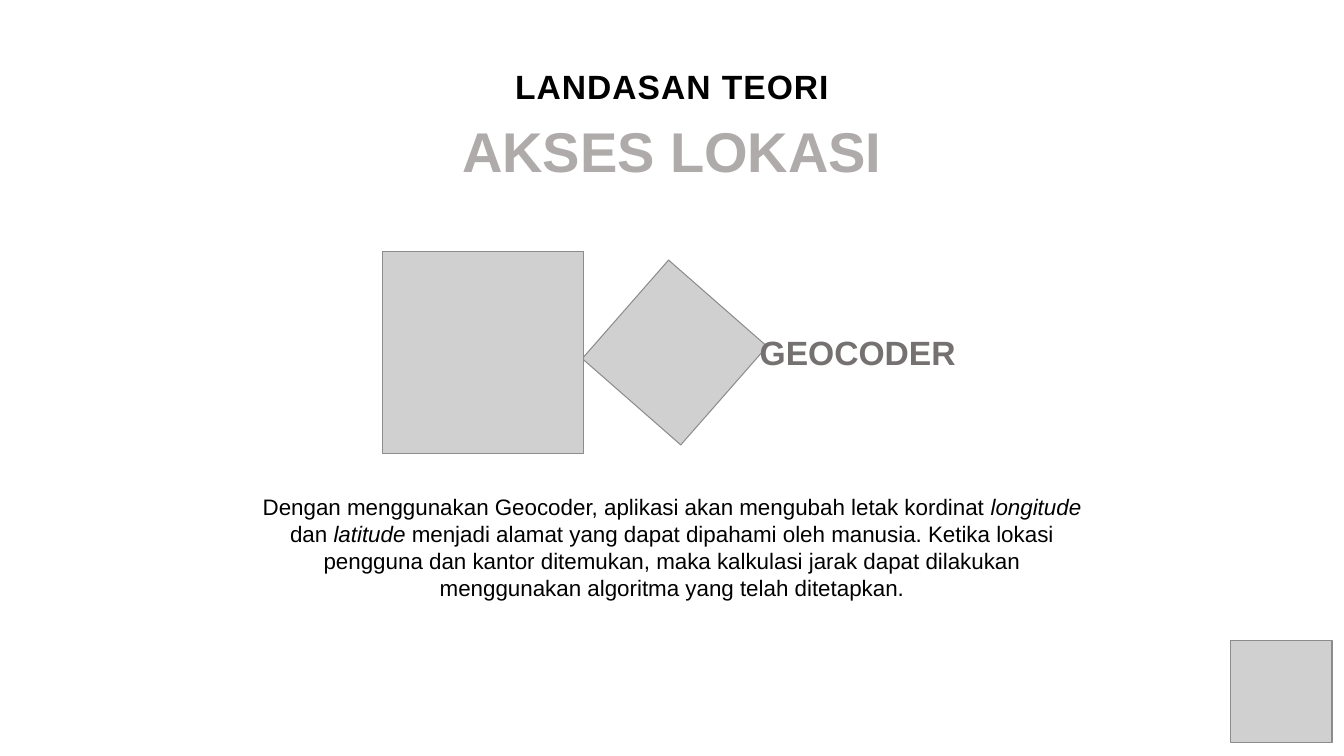
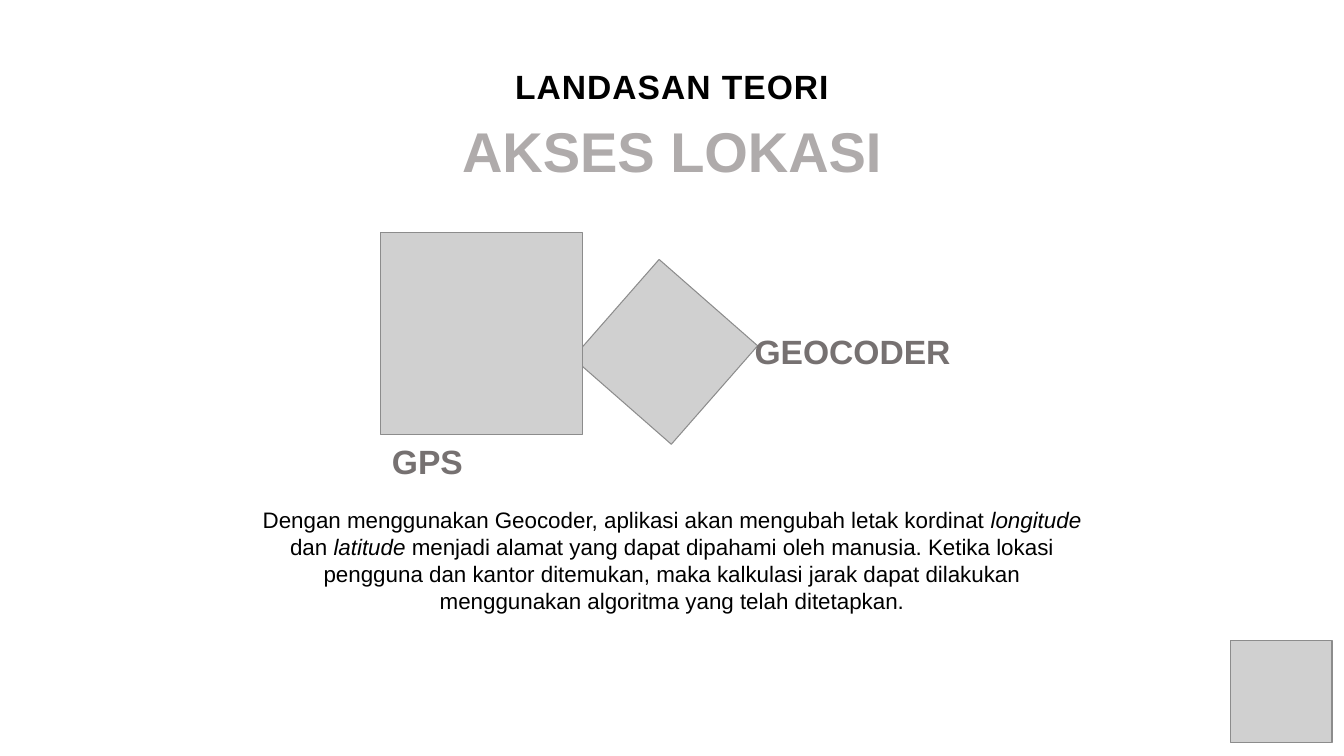
Before and after one commit to gunadermawan/skripsi, a slide deck: slide 7 of dokumen/ppt_skripsi.pptx. Drawn at 1344x756 pixels with LibreOffice and Linux fonts; fonts in the diff are those of the drawing; grey boxes stand for pictures. Boxes give left, top, right and bottom in pixels: in the first picture for what was removed or moved away, otherwise in the second. Text is boxed around its words. In the diff, an @@ line names an element or a change of style, - is before the commit and + after.

```diff
--- a/dokumen/ppt_skripsi.pptx
+++ b/dokumen/ppt_skripsi.pptx
@@ picture: place and size @@
-picture at <box>382,252,584,454</box>
+picture at <box>381,233,583,435</box>
@@ picture: place and size @@
-picture at <box>582,260,767,445</box>
+picture at <box>573,259,758,444</box>
@@ text "GEOCODER": place and size @@
-text "GEOCODER" at <box>760,340,956,366</box>
+text "GEOCODER" at <box>755,340,951,365</box>
@@ text added at <box>392,450,463,475</box>, 24 pt, text #767171, bold @@
+GPS
@@ text "Dengan menggunakan Geocoder, aplikasi akan ...": place and size @@
-text "Dengan menggunakan Geocoder, aplikasi akan ..." at <box>263,498,1082,601</box>
+text "Dengan menggunakan Geocoder, aplikasi akan ..." at <box>263,511,1082,614</box>
```
Also in this commit, not shown: 3 other slides changed, 3 slides added, 1 other file.
